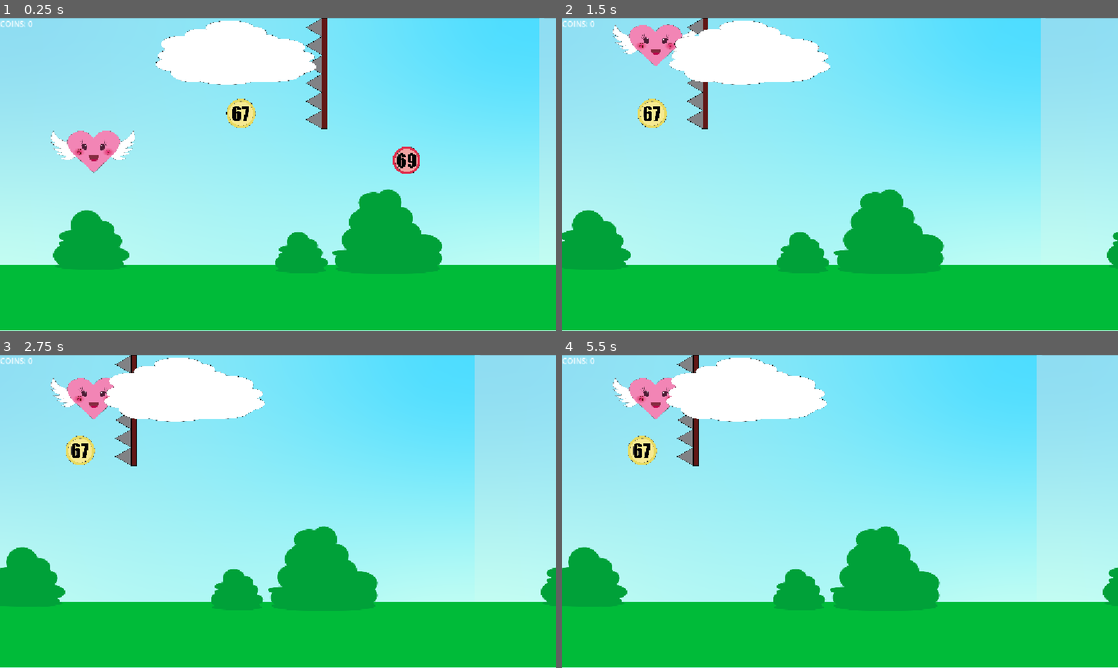
Above: before the commit, frames 1-4 (two rows, left to right).
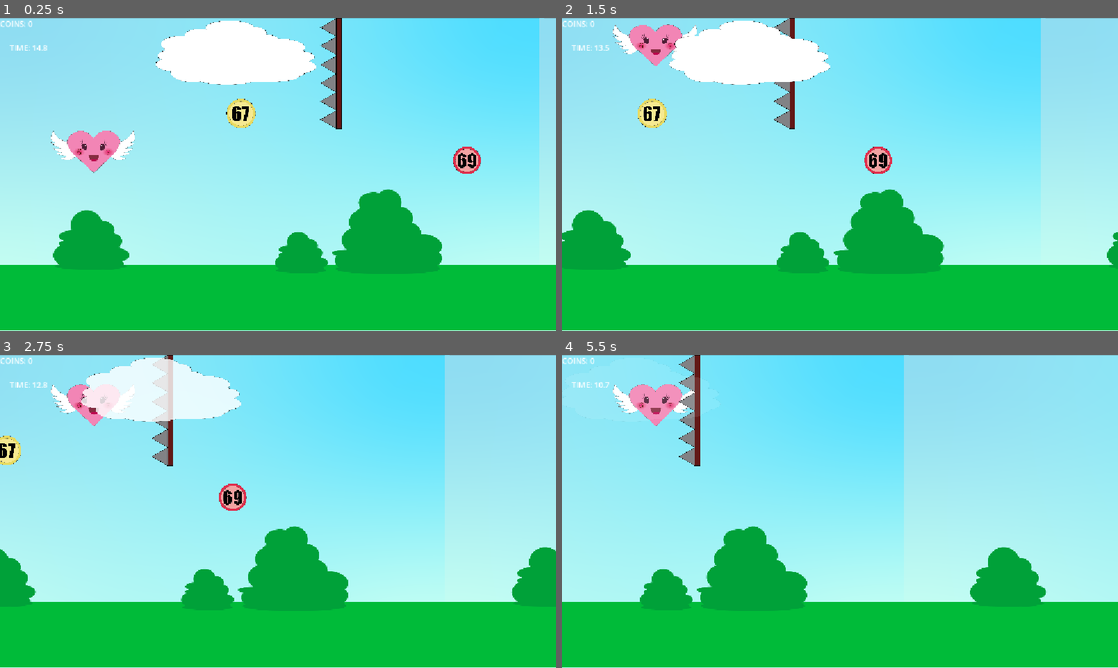
Above: after the commit, the same moments.

Repository: leadomic0909/bounce-back-67
Game: Godot game, scene res://BounceBack67.tscn
Same seed, same stepped clock (60 frames per second), same inputs: the game is played once before the commit and once after it.
Inputs:
- Up to frame 1 (0.25 s): no input
- Up to frame 2 (1.5 s): hold Up (ui_up) 0.53-1.28 s; hold Down (ui_down) from 1.28 s (still down)
- Up to frame 3 (2.75 s): release Down (ui_down) at 2.03 s; hold Up (ui_up) from 2.03 s (still down)
- Up to frame 4 (5.5 s): release Up (ui_up) at 3.53 s; hold Down (ui_down) from 3.53 s (still down); tap Enter at 4.25 s

The runs differ from the first frame. In frame 1, 2.4% of the frame differs, in the area x 1-87%, y 0-50%; in frame 2, 1.4%; in frame 3, 13%; in frame 4, 34%, in the area x 0-100%, y 0-82%.

Commit message:
hjjh

Diff:
--- a/coin_67,69.gd
+++ b/coin_67,69.gd
@@ -1,41 +1,91 @@
-extends Node2D
+extends Area2D
 
-var count = 0
-var total_coins = 10
-var finished = false
-var coin_speed = 250
+static var count = 0
+static var finished = false
 
-@onready var coin67 = self
-@onready var coin69 = $"../69"
+var coin_speed = 250.0
+
+var count_label: Label = null
+var timer_label: Label = null
+var game_timer: Timer = null
 
 func _ready():
+	setup_ui_and_timer()
 	update_count()
+	if not body_entered.is_connected(_on_body_entered):
+		body_entered.connect(_on_body_entered)
+
+func setup_ui_and_timer():
+	# Pronađi ili stvori UI sloj preko koda
+	var ui = get_node_or_null("../UI")
+	if not ui:
+		ui = CanvasLayer.new()
+		ui.name = "UI"
+		get_parent().add_child(ui)
+
+	# Pronađi ili stvori Label za bodove
+	count_label = ui.get_node_or_null("Count")
+	if not count_label:
+		count_label = Label.new()
+		count_label.name = "Count"
+		count_label.position = Vector2(20, 20)
+		ui.add_child(count_label)
+
+	# Pronađi ili stvori Label za vrijeme
+	timer_label = ui.get_node_or_null("Timer")
+	if not timer_label:
+		timer_label = Label.new()
+		timer_label.name = "Timer"
+		timer_label.position = Vector2(20, 50)
+		ui.add_child(timer_label)
+
+	# Stvori pravi Godot Timer preko koda (ako već ne postoji) da radi neovisno o novčićima
+	game_timer = ui.get_node_or_null("GameTimer")
+	if not game_timer:
+		game_timer = Timer.new()
+		game_timer.name = "GameTimer"
+		game_timer.wait_time = 15.0 # Vrijeme u sekundama
+		game_timer.one_shot = true
+		ui.add_child(game_timer)
+		game_timer.timeout.connect(_on_timer_timeout)
+		game_timer.start()
 
 func _process(delta):
 	if finished:
 		return
-	coin67.position.x -= coin_speed * delta
-	coin69.position.x -= coin_speed * delta
 
-func add_coin():
+	# Pomicanje novčića
+	position.x -= coin_speed * delta
+
+	# Ažuriranje teksta tajmera na ekranu
+	if game_timer and not game_timer.is_stopped() and timer_label:
+		timer_label.text = "TIME: " + String.num(game_timer.time_left, 1)
+
+func _on_body_entered(body):
 	if finished:
 		return
-	count += 1
-	update_count()
-	print("COIN collected:" , count)
-	if count >= total_coins:
-		win_game()
+
+	if body.name == "Player":
+		if name == "coin69" or name == "69":
+			count -= 2
+			if count < 0:
+				count = 0 # Sprečava minus bodove
+			print("KAZNA! Uhvatio si 69, oduzeto -2 boda.")
+		else:
+			count += 1
+			print("NOVČIĆ SKUPLJEN! +1 bod")
+
+		update_count()
+		queue_free()
+
 func update_count():
-	get_node("../UI/Count").text = "COINS: " + str(count)
-func lose_game():
+	if count_label:
+		count_label.text = "COINS: " + str(count)
+
+func _on_timer_timeout():
 	if finished:
 		return
 	finished = true
-	Engine.time_scale = 1.0
-	get_node("../UI/MessageLabel").text = "GAME OVER!"
-func win_game():
-	if finished:
-		return
-	finished = true
-	Engine.time_scale = 1.0
-	get_node("../UI/MessageLabel").text = "YOU WIN!"
+	if timer_label:
+		timer_label.text = "TIME: 0.0"
+	print("VRIJEME JE ISTEKLO! GAME OVER!")
--- a/prepreka_1.gd
+++ b/prepreka_1.gd
@@ -1,7 +1,7 @@
 
 extends Area2D
 
-@export var speed: float = 300.0
+@export var speed: float = 180.0
 var game_over = false
 
 func _ready():
